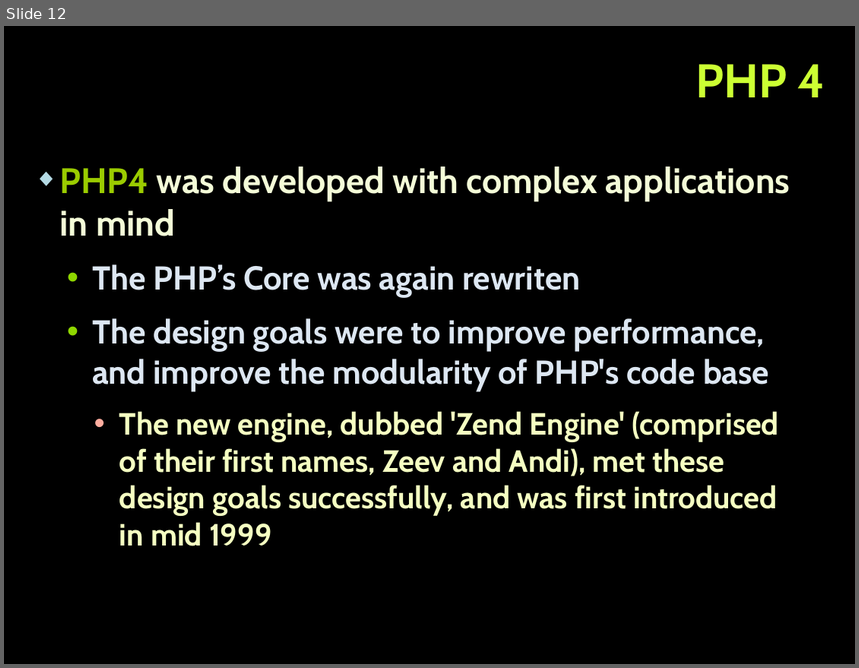
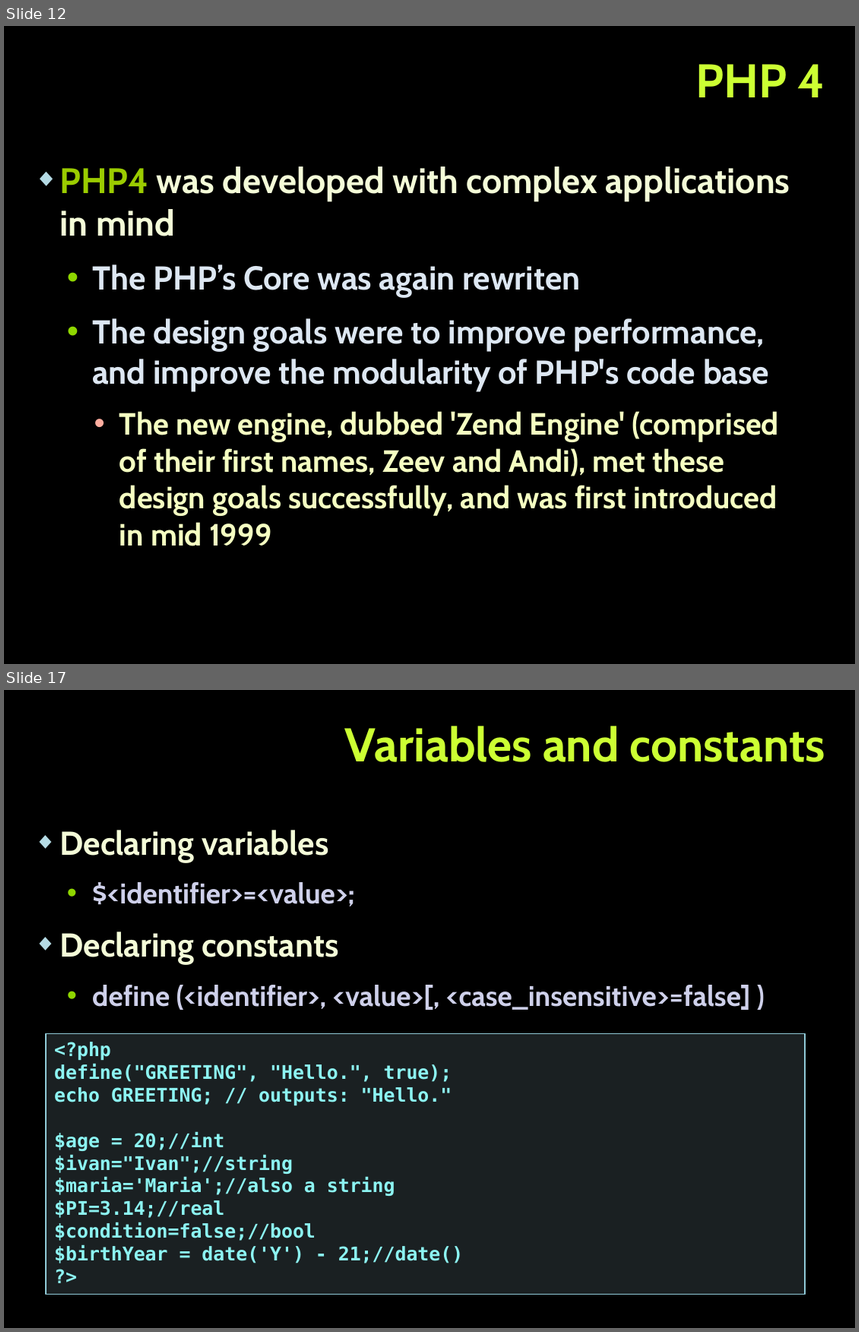
Before and after one commit to tanzhur/PHP_MVC-seminar, a slide deck: PHP_MVC.pptx. Shown one above the other, each under a label of ours: slide 12 before the commit, slides 12 and 17 after it; the slides between them are not shown. The pictures are 859x668 and 859x1332 pixels, drawn with LibreOffice and Linux fonts; fonts in the diff are those of the drawing; background and template pictures are left out. Boxes give left, top, right and bottom in pixels: in the first picture for what was removed or moved away, otherwise in the second. Text is boxed around its words. In the diff, an @@ line names an element or a change of style, - is before the commit and + after.

```diff
--- a/PHP_MVC.pptx
+++ b/PHP_MVC.pptx
@@ slide 17 added at [4,690,855,1328], background picture (left out) @@
@@ title added at [345,726,826,762], 40 pt, text #CCFF33, bold @@
+Variables and constants
@@ text added at [60,830,750,1010], 24 pt, text #CED0EA, bold @@
+◆ Declaring variables
+  • $<identifier>=<value>;
+◆ Declaring constants
+  • define (<identifier>, <value>[, <case_insensitive>=false] )
@@ rectangle added at [46,1034,805,1294], fill #B5DBE5 at 15% opacity, outline #90CAD7 1 pt, 16 pt, text #8CF4F2, bold @@
+<?php
+define("GREETING", "Hello.", true);
+echo GREETING; // outputs: "Hello."
+$age = 20;//int
+$ivan="Ivan";//string
+$maria='Maria';//also a string
+$PI=3.14;//real
+$condition=false;//bool
+$birthYear = date('Y') - 21;//date()
+?>
```
Also in this commit, not shown: 1 slide changed, 5 other slides added, 21 slides removed, 1 other file.
